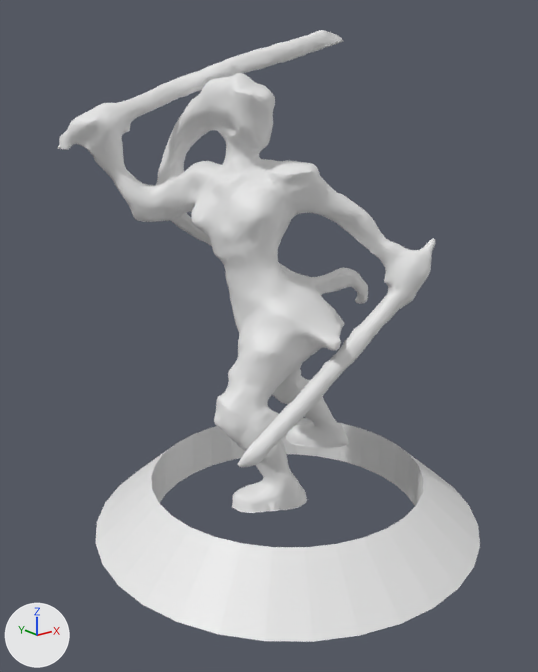
What one commit did to the OBJ model assets/models/hero_wolfhawk.obj.
Before and after are seen from a camera (50 mm lens) standing at (-2.37, -2.81, 2.18) and looking at (-0.12, 0.01, 1.05). Lighting does not change. The marker at lower left points along +X, +Y and +Z. The older version comes first. Where no turn or scale is listed for an object, it has been applied to the vertices. Vertices at exactly the same position are counted once.

In view in the first picture: 'Norowas_Base_Arythea.004'.
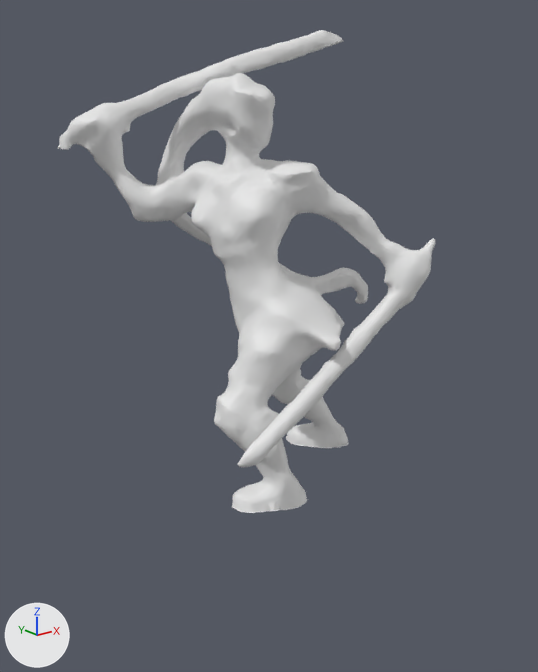
Diff of the bpy script that builds the scene:
```diff
--- a/assets/models/hero_wolfhawk.obj.py
+++ b/assets/models/hero_wolfhawk.obj.py
@@ me_norowas_base_arythea_004 @@
 # used by ob_norowas_base_arythea_004; location = (0.0, 0.0, 0.0)
-me_norowas_base_arythea_004.from_pydata(...)  # 9700 vertices, 19316 faces; spans x -1.04..1.04, y -1.04..1.04, z 0.0..2.52
+me_norowas_base_arythea_004.from_pydata(...)  # 9604 vertices, 19124 faces; spans x -0.84..0.58, y -0.48..0.78, z 0.26..2.52
+# me_norowas_base_arythea_004 part 1: the loose piece of 96 vertices spanning x -1.04..1.04, y -1.04..1.04, z 0.0..0.26 is deleted
```

Where the change shows, as pixel boxes [x1, y1, x2, y2] in the pictures (538 x 672 px):
'Norowas_Base_Arythea.004', reshaped (11% narrower, 21% shorter): before [58, 30, 480, 642]; after [58, 30, 435, 513]
part 1 of me_norowas_base_arythea_004, deleted: before [96, 418, 480, 642]
